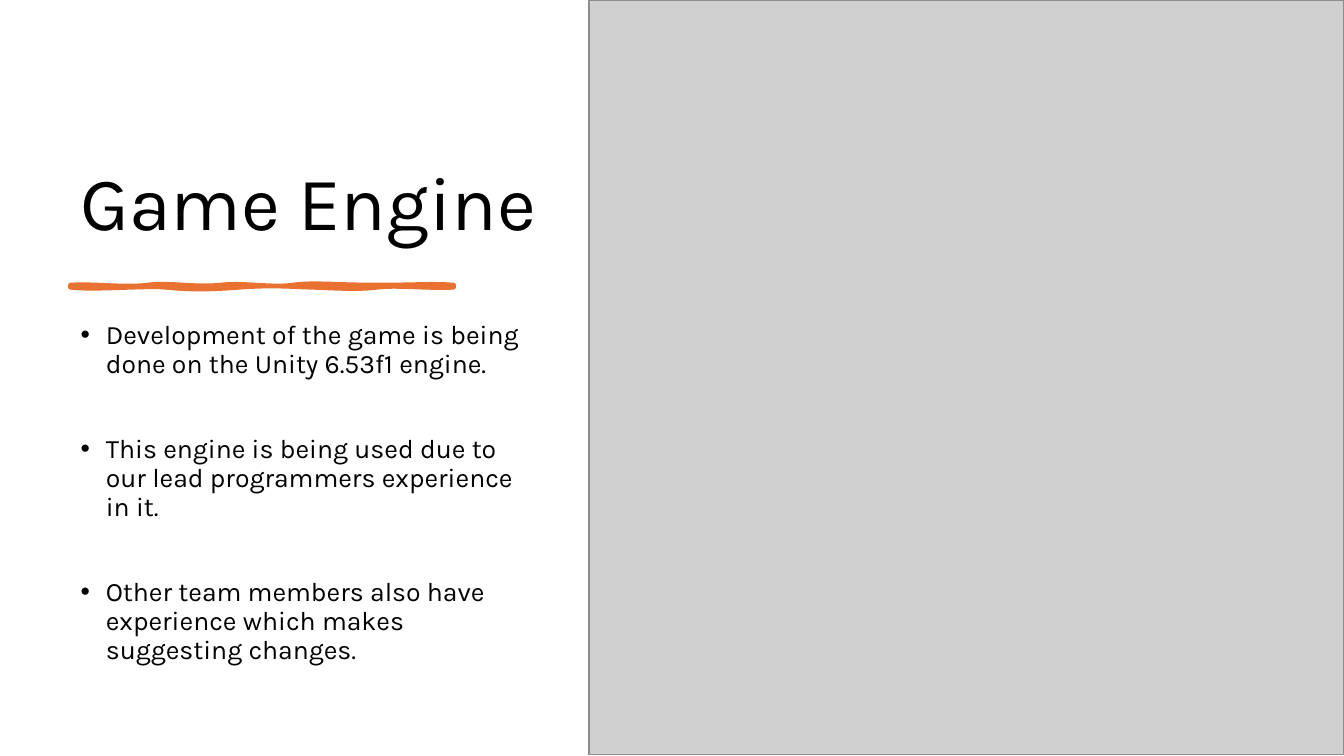
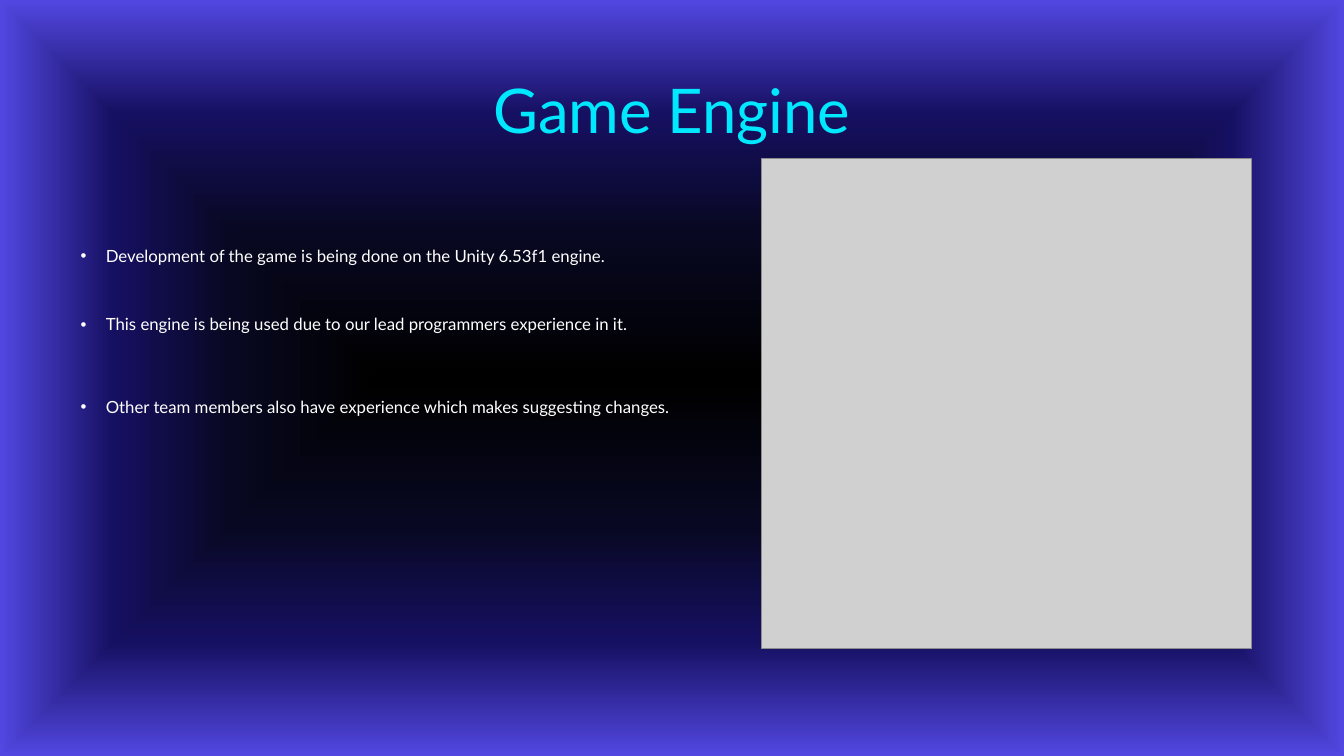
Before and after one commit to forrest10101/Portfolio-Platformer, a slide deck: slide 8 of TechnoSprint Pitch Presentation.pptx. Drawn at 1344x756 pixels with LibreOffice and Linux fonts; fonts in the diff are those of the drawing; grey boxes stand for pictures; background and template pictures are left out. Boxes give left, top, right and bottom in pixels: in the first picture for what was removed or moved away, otherwise in the second. Text is boxed around its words. In the diff, an @@ line names an element or a change of style, - is before the commit and + after.

Commit message:
Update 17/11/2026
Updated powerpoint to fix up issues, add new designs, fonts, and other new stuff.

```diff
--- a/TechnoSprint Pitch Presentation.pptx
+++ b/TechnoSprint Pitch Presentation.pptx
@@ background #FFFFFF to picture (left out) @@
@@ title "Game Engine": place and size @@
-title "Game Engine" at (81,178,536,248)
+title "Game Engine" at (493,88,851,144)
@@ title "Game Engine" at (493,88,851,144): size 54 to 44 pt, font Karla to Lato, text colour #000000 to gradient #00E8FE to #04B4C6, letter outline none to #011523 1.5 pt; alignment left to centre; vertical alignment bottom to middle @@
@@ picture: place and size @@
-picture at (589,0,1344,755)
+picture at (762,159,1252,649)
@@ text "Development of the game is ...": place and size @@
-text "Development of the game is ..." at (106,325,518,666)
+text "Development of the game is ..." at (106,249,669,416)
@@ text "Development of the game is ..." at (106,249,669,416): size 19 to 12 pt, font Karla to Lato, text colour #000000 to #FFFFFF; line spacing 0.9 to 1.7 @@
@@ freeform shape removed at (71,285,454,287) @@
```
Also in this commit, not shown: 13 other slides changed, 3 other files.
